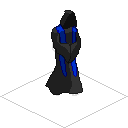
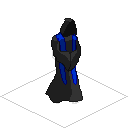
Layers edited between the first and the second (128, 128) image:
added group "1-PriestWalkBottomRight" with 4 layers above "platform" over left=45, top=14, right=83, bottom=104
moved "highlights" into group "1-PriestWalkBottomRight", painted on it over left=45, top=10, right=81, bottom=103
moved "colors" into group "1-PriestWalkBottomRight", painted on it over left=45, top=10, right=83, bottom=103
moved "mannekin" into group "1-PriestWalkBottomRight", painted on it over left=51, top=11, right=83, bottom=104
